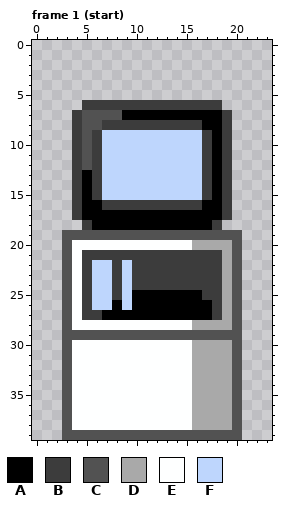
File history of a pixel-art file, public/game/entities/furniture.aseprite. Above: the version before the commit.
24x40 pixels, 54 frames. Shown: frame 1 (start). The commit also changed other frames, which this record leaves out.
Palette (. is transparent): A #000000  B #3c3c3c  C #525252  D #a9a9a9  E #feffff  F #bed6fd
Pixels before, frame 1 (start), first column x 3:
 6 ..BBBBBBBBBBBBBB..
 7 .BCCCCAAAAAAAAAAB.
 8 .BCCBBBBBBBBBBAAB.
 9 .BCBFFFFFFFFFFBAB.
10 .BCBFFFFFFFFFFBAB.
11 .BCBFFFFFFFFFFBAB.
12 .BCBFFFFFFFFFFBAB.
13 .BABFFFFFFFFFFBAB.
14 .BABFFFFFFFFFFBAB.
15 .BABFFFFFFFFFFBAB.
16 .BAABBBBBBBBBBAAB.
17 .BAAAAAAAAAAAAAAB.
18 ..BAAAAAAAAAAAAB..
19 CCCCCCCCCCCCCCCCCC
20 CEEEEEEEEEEEEDDDDC
21 CEBBBBBBBBBBBBBBDC
22 CEBFFBFBBBBBBBBBDC
23 CEBFFBFBBBBBBBBBDC
24 CEBFFBFBBBBBBBBBDC
25 CEBFFBFAAAAAAABBDC
26 CEBFFAFAAAAAAAABDC
27 CEBBAAAAAAAAAAABDC
28 CEEEEEEEEEEEEDDDDC
29 CCCCCCCCCCCCCCCCCC
30 CEEEEEEEEEEEEDDDDC
31 CEEEEEEEEEEEEDDDDC
32 CEEEEEEEEEEEEDDDDC
33 CEEEEEEEEEEEEDDDDC
34 CEEEEEEEEEEEEDDDDC
35 CEEEEEEEEEEEEDDDDC
36 CEEEEEEEEEEEEDDDDC
37 CEEEEEEEEEEEEDDDDC
38 CEEEEEEEEEEEEDDDDC
39 CCCCCCCCCCCCCCCCCC
Once edited:
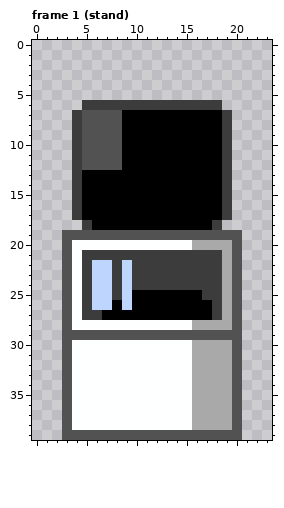
From old to new:
{"where": "frame 1 (stand)"}
{"frame":1,"y":8,"x":7,"old":"BBBBBBBBBB","new":"CCAAAAAAAA"}
{"frame":1,"y":9,"x":6,"old":"BFFFFFFFFFFB","new":"CCCAAAAAAAAA"}
{"frame":1,"y":10,"x":6,"old":"BFFFFFFFFFFB","new":"CCCAAAAAAAAA"}
{"frame":1,"y":11,"x":6,"old":"BFFFFFFFFFFB","new":"CCCAAAAAAAAA"}
{"frame":1,"y":12,"x":6,"old":"BFFFFFFFFFFB","new":"CCCAAAAAAAAA"}
{"frame":1,"y":13,"x":6,"old":"BFFFFFFFFFFB","new":"AAAAAAAAAAAA"}
{"frame":1,"y":14,"x":6,"old":"BFFFFFFFFFFB","new":"AAAAAAAAAAAA"}
{"frame":1,"y":15,"x":6,"old":"BFFFFFFFFFFB","new":"AAAAAAAAAAAA"}
{"frame":1,"y":16,"x":7,"old":"BBBBBBBBBB","new":"AAAAAAAAAA"}
{"label":"changed","picture_box":[92,120,212,210]}
